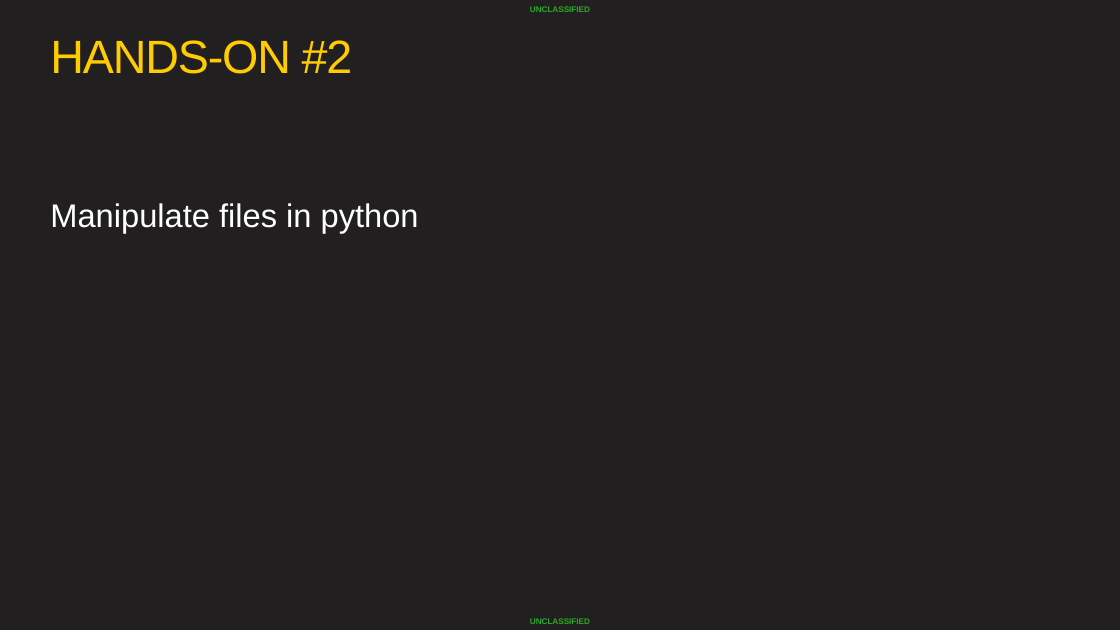
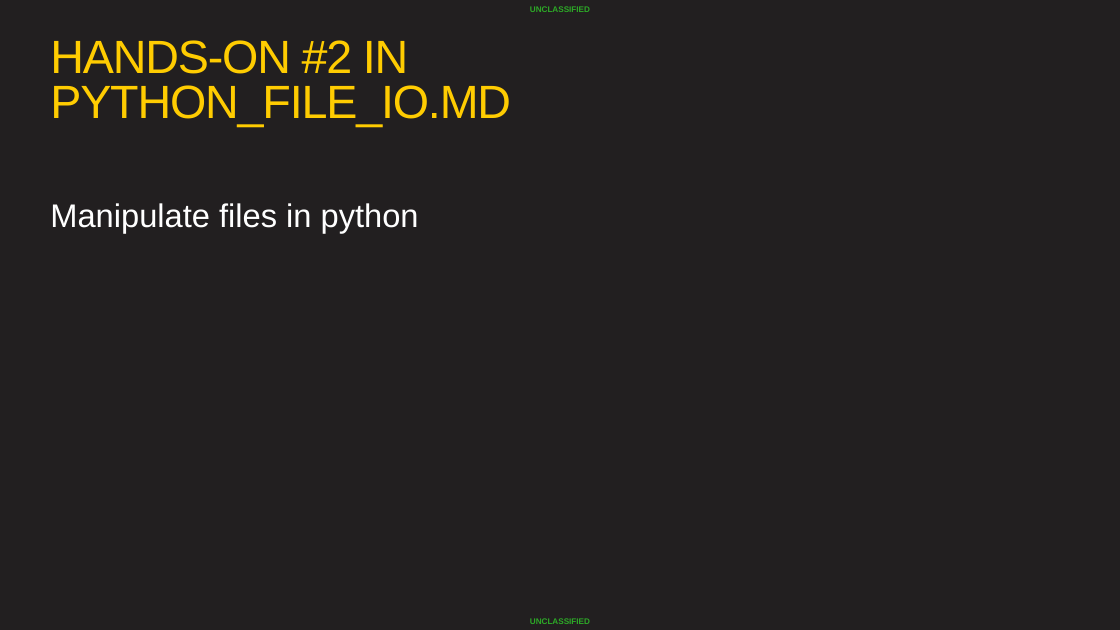
Before and after one commit to AFC-AI2C/summer-course, a slide deck: slide 27 of Python/Lesson 05 - File IO/Python File IO.pptx (slide 26 before the commit). Drawn at 1120x630 pixels with LibreOffice and Linux fonts; fonts in the diff are those of the drawing; background and template pictures are left out. Boxes give left, top, right and bottom in pixels: in the first picture for what was removed or moved away, otherwise in the second. Text is boxed around its words. In the diff, an @@ line names an element or a change of style, - is before the commit and + after.

```diff
--- a/Python/Lesson 05 - File IO/Python File IO.pptx
+++ b/Python/Lesson 05 - File IO/Python File IO.pptx
@@ title at bbox=[50, 40, 511, 127]: text changed @@
-HANDS-ON #2
+HANDS-ON #2 IN PYTHON_FILE_IO.MD
```
Also in this commit, not shown: 6 other slides changed, 2 slides added, 1 slide removed, 4 other files.
